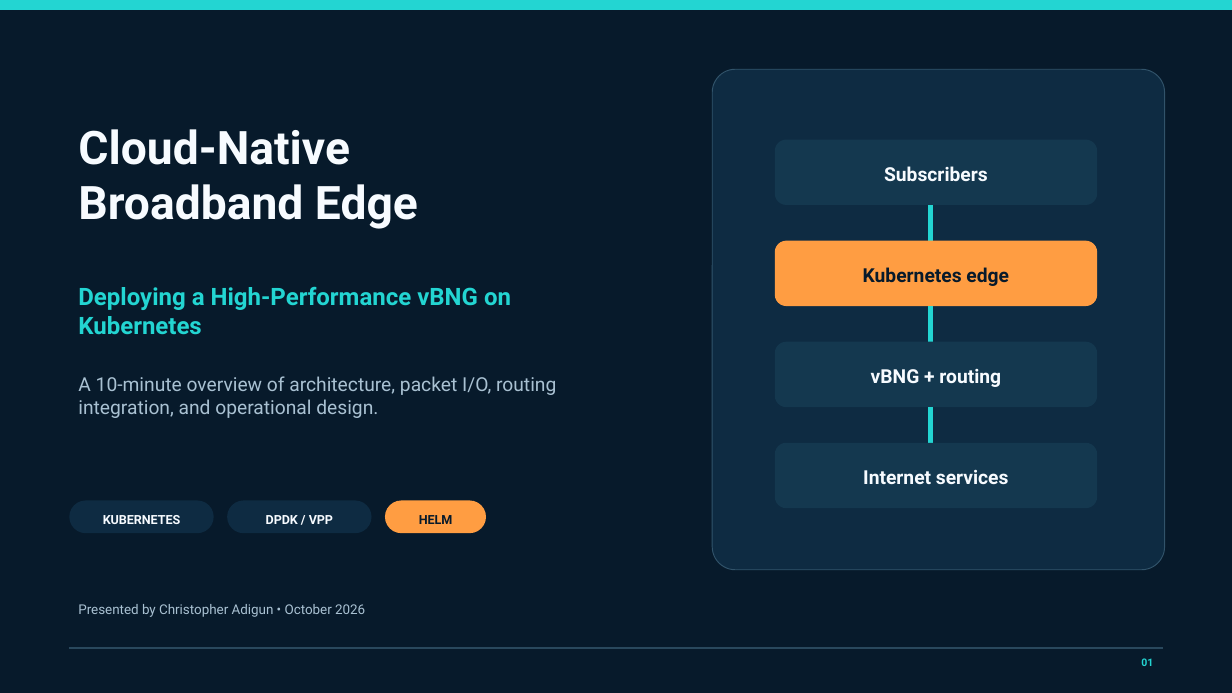
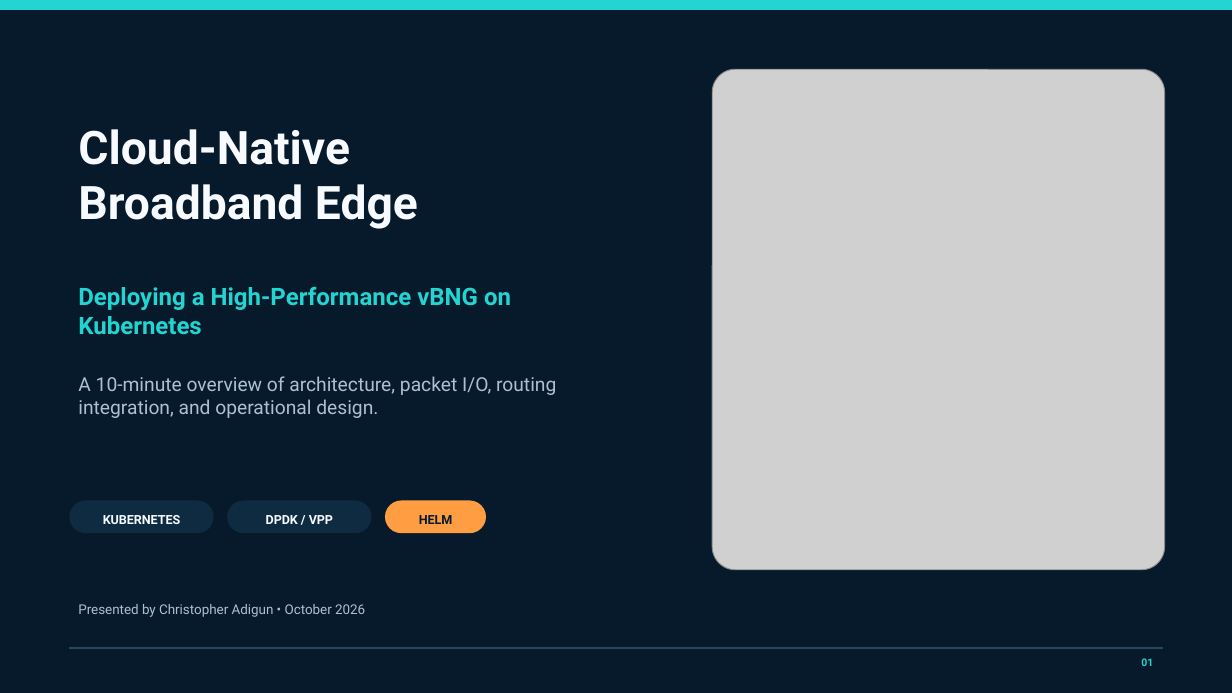
Before and after one commit to infinitydon/cloud-native-vbng-edge-lab, a slide deck: slide 1 of presentation/cloud-native-vbng-edge.pptx. Drawn at 1232x693 pixels with LibreOffice and Linux fonts; fonts in the diff are those of the drawing; grey boxes stand for pictures. Boxes give left, top, right and bottom in pixels: in the first picture for what was removed or moved away, otherwise in the second. Text is boxed around its words. In the diff, an @@ line names an element or a change of style, - is before the commit and + after.

Commit message:
Add generated cloud-native edge cover visual

```diff
--- a/presentation/cloud-native-vbng-edge.pptx
+++ b/presentation/cloud-native-vbng-edge.pptx
@@ rounded rectangle removed at (713, 69, 1165, 570) @@
@@ picture added at (713, 69, 1165, 570) @@
@@ rounded rectangle removed at (775, 140, 1098, 205) @@
@@ text removed at (884, 166, 988, 181) @@
-Subscribers
@@ rectangle removed at (929, 205, 933, 241) @@
@@ rounded rectangle removed at (775, 240, 1098, 306) @@
@@ text removed at (863, 267, 1009, 286) @@
-Kubernetes edge
@@ rectangle removed at (929, 306, 933, 342) @@
@@ rounded rectangle removed at (775, 342, 1098, 408) @@
@@ text removed at (871, 369, 1001, 387) @@
-vBNG + routing
@@ rectangle removed at (929, 408, 933, 444) @@
@@ rounded rectangle removed at (775, 443, 1098, 508) @@
@@ text removed at (863, 470, 1009, 484) @@
-Internet services
```
Also in this commit, not shown: 1 other file.
